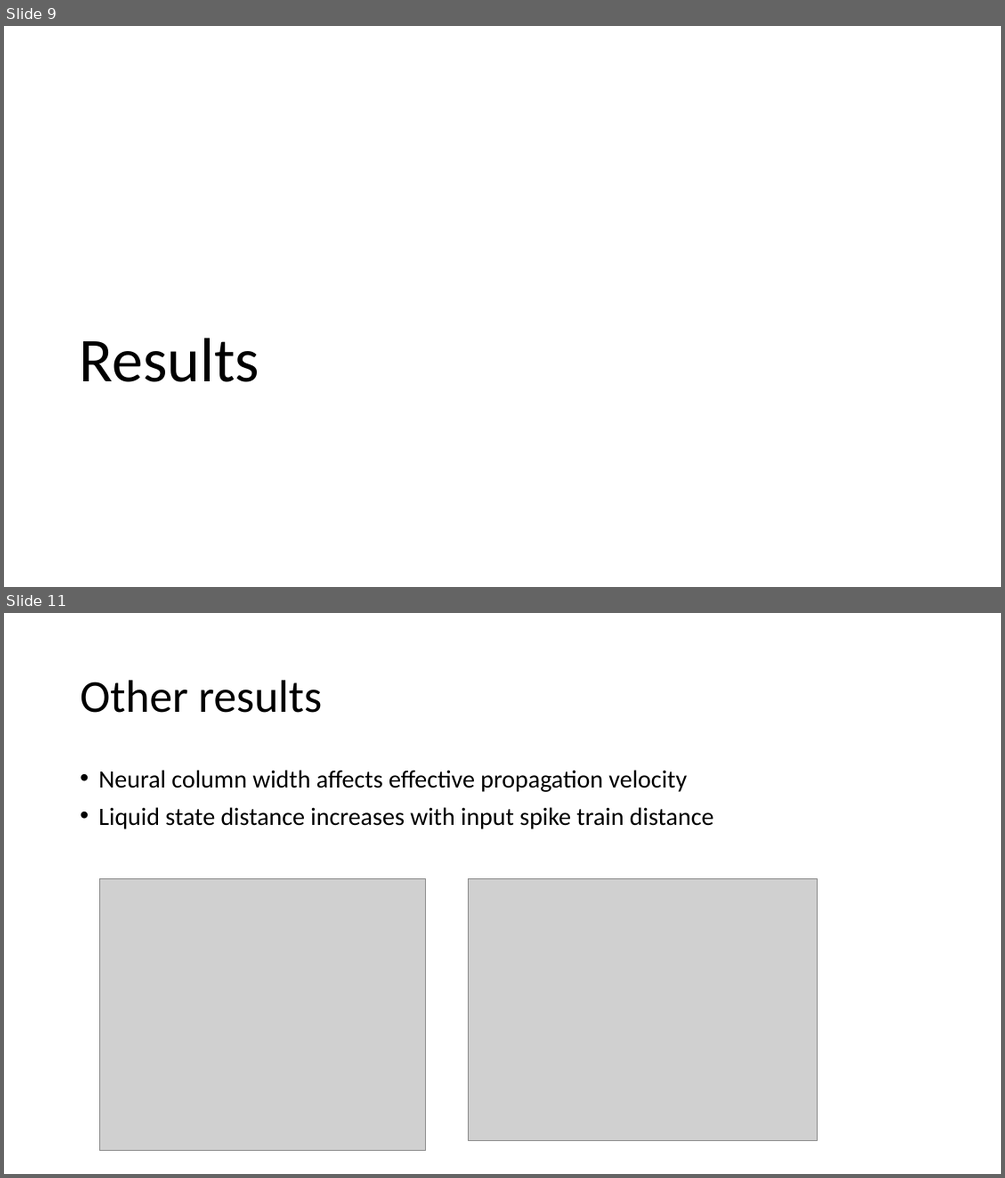
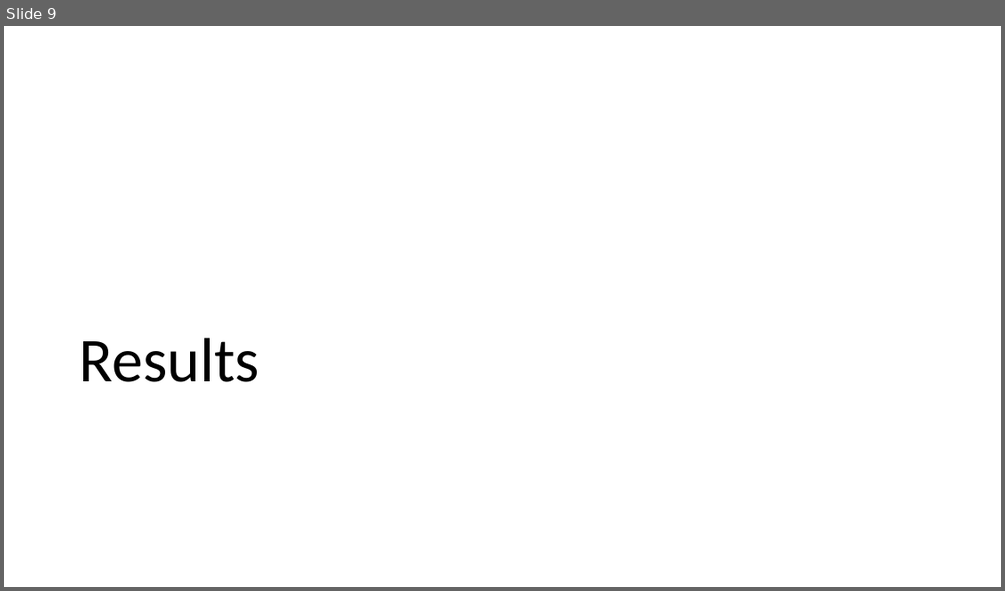
Before and after one commit to vbaker145/neuron, a slide deck: thesis/oral_qual/Oral Qual Presentation.pptx. Shown one above the other, each under a label of ours: slides 9 and 11 before the commit, slide 9 after it; the slides between them are not shown. The pictures are 1005x1178 and 1005x591 pixels, drawn with LibreOffice and Linux fonts; fonts in the diff are those of the drawing; grey boxes stand for pictures; background and template pictures are left out. Boxes give left, top, right and bottom in pixels: in the first picture for what was removed or moved away, otherwise in the second. Text is boxed around its words. In the diff, an @@ line names an element or a change of style, - is before the commit and + after.

Commit message:
Oral qual presentation with new distance figures

```diff
--- a/thesis/oral_qual/Oral Qual Presentation.pptx
+++ b/thesis/oral_qual/Oral Qual Presentation.pptx
@@ slide 11 removed at <box>4,613,1001,1174</box>, background #FFFFFF @@
@@ title removed at <box>80,680,322,713</box> @@
-Other results
@@ text removed at <box>98,770,714,829</box> @@
-• Neural column width affects effective propagation velocity
-• Liquid state distance increases with input spike train distance
@@ picture removed at <box>100,878,426,1150</box> @@
@@ picture removed at <box>469,878,817,1140</box> @@
```
Also in this commit, not shown: 4 slides changed, 10 slides added, 1 other slide removed, 10 other files.
